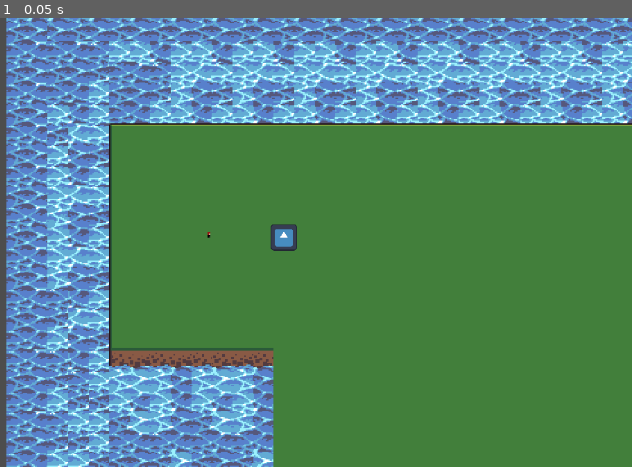
Above: before the commit, frame 1.
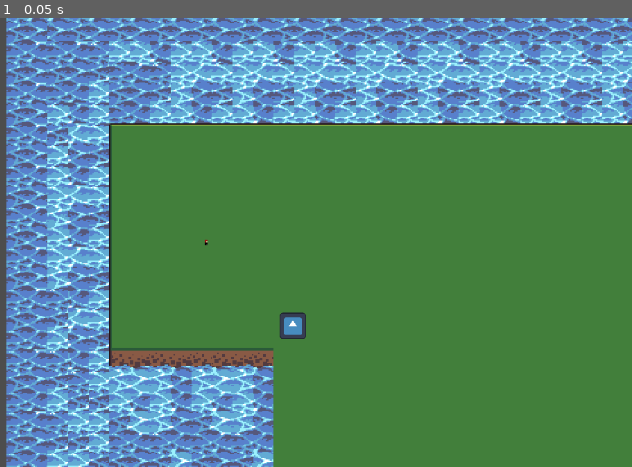
Above: after the commit, the same moment.

Repository: BobWizardLad/diesel-defenders
Game: Godot game, scene res://game_inst.tscn
Same seed, same stepped clock (60 frames per second), same inputs: the game is played once before the commit and once after it. The engine's default icon, where the game draws it, is replaced by a stand-in: a white triangle on a blue panel in a dark square.
Inputs:
- Up to frame 1 (0.05 s): no input

The runs differ from the first frame. In frame 1, 0.5% of the frame differs, in the area x 32-49%, y 45-72%.

Commit message:
Camera Move On Middle Click
Player can now move the unit via rclick, and move the camera by dragging the middle mouse button.

Diff:
--- a/PlayerCam.gd
+++ b/PlayerCam.gd
@@ -7,7 +7,7 @@
 
 
 func _input(event):
-	if event.is_action("Lclick"):
+	if event.is_action("Mclick"):
 		if event.is_pressed():
 			mouse_start_pos = event.position
 			screen_start_position = position
--- a/game_inst.tscn
+++ b/game_inst.tscn
@@ -1812,8 +1812,9 @@
 layer_1/tile_data = PackedInt32Array(2228228, 262144, 11, 2228229, 327680, 11, 2228230, 262144, 11, 2228231, 327680, 11 …(1177 unchanged characters)…
 
 [node name="Unit" type="CharacterBody2D" parent="."]
-position = Vector2(143, 186)
+position = Vector2(141, 192)
 script = ExtResource("2_37g3t")
+metadata/_edit_group_ = true
 
 [node name="Sprite2D" type="Sprite2D" parent="Unit"]
 texture = ExtResource("3_8vl7t")
@@ -1822,7 +1823,7 @@
 shape = SubResource("CircleShape2D_iwi6m")
 
 [node name="StaticBody2D" type="StaticBody2D" parent="."]
-position = Vector2(200, 184)
+position = Vector2(207, 253)
 metadata/_edit_group_ = true
 
 [node name="CollisionShape2D" type="CollisionShape2D" parent="StaticBody2D"]
@@ -1836,3 +1837,5 @@
 [node name="PlayerCam" type="Camera2D" parent="."]
 position = Vector2(160, 189)
 script = ExtResource("5_7d748")
+
+[node name="Node2D" type="Node2D" parent="."]
--- a/project.godot
+++ b/project.godot
@@ -31,6 +31,11 @@
 "events": [Object(InputEventMouseButton,"resource_local_to_scene":false,"resource_name":"","device":-1,"window_id":0,"a …(240 unchanged characters)…
 ]
 }
+Mclick={
+"deadzone": 0.5,
+"events": [Object(InputEventMouseButton,"resource_local_to_scene":false,"resource_name":"","device":-1,"window_id":0,"alt_pressed":false,"shift_pressed":false,"ctrl_pressed":false,"meta_pressed":false,"button_mask":4,"position":Vector2(439, 19),"global_position":Vector2(443, 62),"factor":1.0,"button_index":3,"pressed":true,"double_click":false,"script":null)
+]
+}
 
 [rendering]
 
